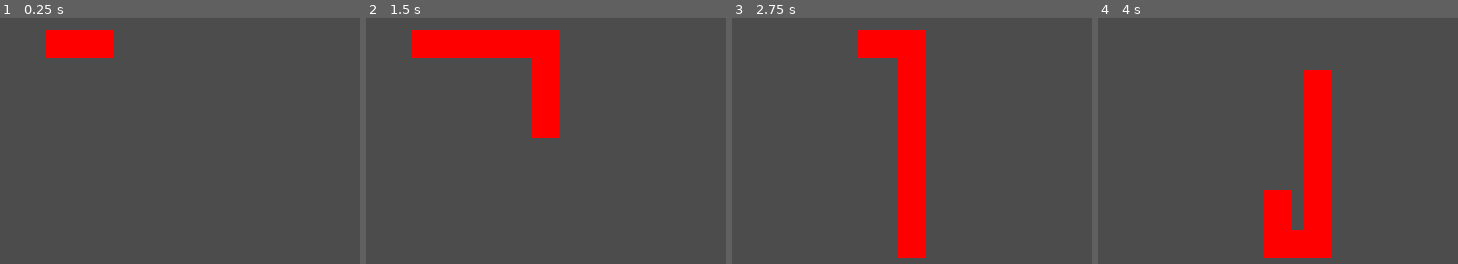
Above: before the commit, frames 1-4 (left to right).
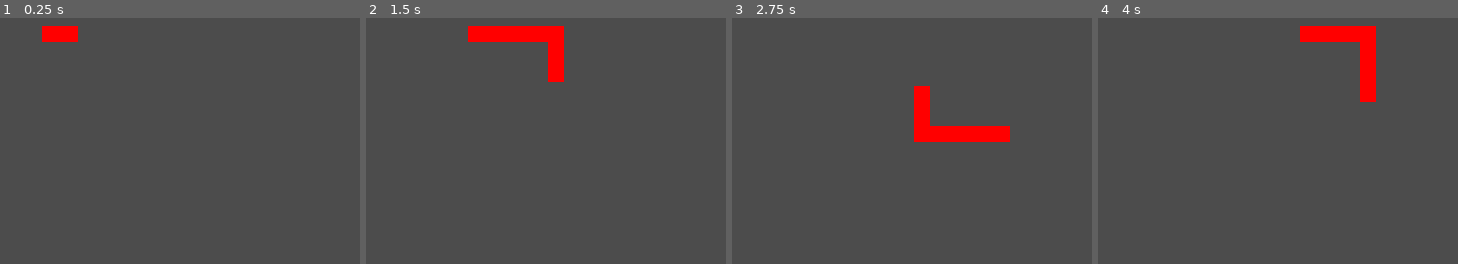
Above: after the commit, the same moments.

Repository: vesk4000/Godol-Snake
Game: Godot game, scene res://SnakeHead.tscn
Two runs of this game, one before a commit and one after it. Both use one fixed random seed, a clock stepped at 60 frames per second and the inputs below.
Inputs:
- Up to frame 1 (0.25 s): no input
- Up to frame 2 (1.5 s): hold Right (ui_right) 0.53-1.28 s; hold Space (ui_select) 0.53-1.28 s; hold Down (ui_down) from 1.28 s (still down); tap Space (ui_select) at 1.35 s
- Up to frame 3 (2.75 s): tap Space (ui_select) at 1.52, 1.82 s; release Down (ui_down) at 2.03 s; hold Right (ui_right) from 2.03 s (still down); hold Space (ui_select) from 2.03 s (still down)
- Up to frame 4 (4 s): release Right (ui_right) at 2.78 s; release Space (ui_select) at 2.78 s; hold Up (ui_up) 2.78-3.53 s; tap Space (ui_select) at 2.85, 3.02, 3.32 s; hold Left (ui_left) from 3.53 s (still down); hold Space (ui_select) from 3.53 s (still down)

The runs differ from the first frame. In frame 1, 1.9% of the frame differs, in the area x 11-32%, y 3-17%; in frame 2, 6.1%; in frame 3, 9.4%; in frame 4, 11%, in the area x 46-78%, y 3-98%.

Commit message:
Globalising and Refactoring Code

Diff:
--- a/Godol' Snake/Global.gd
+++ b/Godol' Snake/Global.gd
@@ -1,9 +1,28 @@
 extends Node
 
 
-# Called when the node enters the scene tree for the first time.
-func _ready():
-	pass # Replace with function body.
+var tile_size = 20
+var tile_padding = 2
+var screen_width = 600;
+var screen_height = 600;
+
+func setup_rects(var _self):
+	_self.get_node("Rect/MainColorRect").margin_top = tile_padding
+	_self.get_node("Rect/MainColorRect").margin_bottom = tile_size - tile_padding
+	_self.get_node("Rect/MainColorRect").margin_left = tile_padding
+	_self.get_node("Rect/MainColorRect").margin_right = tile_size - tile_padding
+
+	_self.get_node("Rect/TopColorRect").set_position(Vector2(tile_padding, 0))
+	_self.get_node("Rect/TopColorRect").set_size(Vector2(tile_size - 2 * tile_padding, tile_padding))
+
+	_self.get_node("Rect/BottomColorRect").set_position(Vector2(tile_padding, tile_size - tile_padding))
+	_self.get_node("Rect/BottomColorRect").set_size(Vector2(tile_size - 2 * tile_padding, tile_padding))
+
+	_self.get_node("Rect/LeftColorRect").set_position(Vector2(0, tile_padding))
+	_self.get_node("Rect/LeftColorRect").set_size(Vector2(tile_padding, tile_size - 2 * tile_padding))
+
+	_self.get_node("Rect/RightColorRect").set_position(Vector2(tile_size - tile_padding, tile_padding))
+	_self.get_node("Rect/RightColorRect").set_size(Vector2(tile_padding, tile_size - 2 * tile_padding))
 
 
 func wrap(var number, var min_value, var max_value):
--- a/Godol' Snake/SnakeHead.gd
+++ b/Godol' Snake/SnakeHead.gd
@@ -1,7 +1,6 @@
 extends Node2D
 
-var tile_size = 40
-var tile_padding = 6
+
 var direction = Vector2(1, 0)
 var old_direction = direction
 var movement_fps = 10
@@ -15,28 +14,69 @@
 
 
 func _ready():
-	$Rect/MainColorRect.margin_top = tile_padding
-	$Rect/MainColorRect.margin_bottom = tile_size - tile_padding
-	$Rect/MainColorRect.margin_left = tile_padding
-	$Rect/MainColorRect.margin_right = tile_size - tile_padding
-
-	$Rect/TopColorRect.set_position(Vector2(tile_padding, 0))
-	$Rect/TopColorRect.set_size(Vector2(tile_size - 2 * tile_padding, tile_padding))
-
-	$Rect/BottomColorRect.set_position(Vector2(tile_padding, tile_size - tile_padding))
-	$Rect/BottomColorRect.set_size(Vector2(tile_size - 2 * tile_padding, tile_padding))
-
-	$Rect/LeftColorRect.set_position(Vector2(0, tile_padding))
-	$Rect/LeftColorRect.set_size(Vector2(tile_padding, tile_size - 2 * tile_padding))
-
-	$Rect/RightColorRect.set_position(Vector2(tile_size - tile_padding, tile_padding))
-	$Rect/RightColorRect.set_size(Vector2(tile_padding, tile_size - 2 * tile_padding))
+	Global.setup_rects(self)
 
 
 func _process(_delta):
 	fps_counter += 1
 
-	#Get direction
+	_set_direction()
+
+	# Move the snake
+	if fps_counter >= move_frames_per_forced_frame:
+		fps_counter = 0
+
+		# Get the position of the very last element of the snake
+		# so that we can create a tail part behind the snake
+		var _last_tail_pos
+		if(tail.size() > 0):
+			_last_tail_pos = tail[tail.size() - 1].position
+		else:
+			_last_tail_pos = position
+
+		# Move the tail
+		if(tail.size() > 0):
+			for i in range(tail.size() - 1, -1, -1): # for(int i = tail.size(); i >= 0; i--)
+				if i == 0:
+					tail[i].position = position
+				else:
+					tail[i].position = tail[i - 1].position
+
+		#Add to the tail
+		if(tail_left_to_add > 0):
+			tail_left_to_add -= 1
+			var _snake_tail = SnakeTail.instance()
+			get_node("../").add_child(_snake_tail)
+			tail.append(_snake_tail)
+			tail[tail.size() - 1].position = _last_tail_pos
+
+		# Move the snake's head
+		position.x += direction.x * Global.tile_size
+		position.y += direction.y * Global.tile_size
+		position.x = Global.wrap(position.x, 0, 600)
+		position.y = Global.wrap(position.y, 0, 600)
+		old_direction = direction
+
+		# Animate
+		# Animate Head
+		if tail.size() > 0:
+			_hide_rect(self)
+			_animate(self, tail[0])
+			_hide_rect(tail[0])
+			_animate(tail[0], self)
+		# Animate Tail
+		if tail.size() > 1:
+			_animate(tail[0], tail[1])
+			_hide_rect(tail[tail.size() - 1])
+			_animate(tail[tail.size() - 1], tail[tail.size() - 2])
+		if tail.size() > 2:
+			for i in range(1, tail.size() - 1):
+				_hide_rect(tail[i])
+				_animate(tail[i], tail[i + 1])
+				_animate(tail[i], tail[i - 1])
+
+
+func _set_direction():
 	var _new_direction = direction
 	if Input.is_action_pressed("ui_left") and old_direction.x == 0:
 		_new_direction = Vector2(-1, 0)
@@ -48,73 +88,28 @@
 		_new_direction = Vector2(0, -1)
 	direction = _new_direction
 
-	# Move the snake
-	if fps_counter >= move_frames_per_forced_frame and !Input.is_action_pressed("ui_select"):
-		fps_counter = 0
-		# Get the position of the very last element of the snake
-		# so that we can create a tail part behind the snake
-		var _last_tail_pos
-		if(tail.size() > 0):
-			_last_tail_pos = tail[tail.size() - 1].position
-		else:
-			_last_tail_pos = position
-		# Move the tail
-		if(tail.size() > 0):
-			for i in range(tail.size() - 1, -1, -1):
-				if i == 0:
-					tail[i].position = position
-				else:
-					tail[i].position = tail[i - 1].position
-		#Add to the tail
-		if(tail_left_to_add > 0):
-			tail_left_to_add -= 1
-			var _snake_tail = SnakeTail.instance()
-			get_node("../").add_child(_snake_tail)
-			tail.append(_snake_tail)
-			tail[tail.size() - 1].position = _last_tail_pos
-		# Move the snake's head
-		position.x += direction.x * tile_size
-		position.y += direction.y * tile_size
-		position.x = Global.wrap(position.x, 0, 600)
-		position.y = Global.wrap(position.y, 0, 600)
-		old_direction = direction
-
-		# Animate
-		if tail.size() > 0:
-			_hide_rect(self)
-			_animate(self, tail[0])
-			_hide_rect(tail[0])
-			_animate(tail[0], self)
-		if tail.size() > 1:
-			_animate(tail[0], tail[1])
-			_hide_rect(tail[tail.size() - 1])
-			_animate(tail[tail.size() - 1], tail[tail.size() - 2])
-		if tail.size() > 2:
-			for i in range(1, tail.size() - 1):
-				_hide_rect(tail[i])
-				_animate(tail[i], tail[i + 1])
-				_animate(tail[i], tail[i - 1])
-
 
 func _animate(var _root, var _check):
 	# Above
-	if Global.wrap(_root.position.y - tile_size, 0, 600) == _check.position.y:
+	if Global.wrap(_root.position.y - Global.tile_size, 0, 600) == _check.position.y:
 		_get_top_rect(_root).show()
 	# Below
-	if Global.wrap(_root.position.y + tile_size, 0, 600) == _check.position.y:
+	if Global.wrap(_root.position.y + Global.tile_size, 0, 600) == _check.position.y:
 		_get_bottom_rect(_root).show()
 	# Right
-	if Global.wrap(_root.position.x + tile_size, 0, 600) == _check.position.x:
+	if Global.wrap(_root.position.x + Global.tile_size, 0, 600) == _check.position.x:
 		_get_right_rect(_root).show()
 	# Left
-	if Global.wrap(_root.position.x - tile_size, 0, 600) == _check.position.x:
+	if Global.wrap(_root.position.x - Global.tile_size, 0, 600) == _check.position.x:
 		_get_left_rect(_root).show()
+
 
 func _hide_rect(var _node):
 	_get_bottom_rect(_node).hide()
 	_get_top_rect(_node).hide()
 	_get_left_rect(_node).hide()
 	_get_right_rect(_node).hide()
+
 
 func _get_top_rect(var _node):
 	return _node.get_node("Rect/TopColorRect")
--- a/Godol' Snake/SnakeTail.gd
+++ b/Godol' Snake/SnakeTail.gd
@@ -1,27 +1,5 @@
 extends Node2D
 
-var tile_size = 40
-var tile_padding = 6
 
-# Called when the node enters the scene tree for the first time.
 func _ready():
-	$Rect/MainColorRect.margin_top = tile_padding
-	$Rect/MainColorRect.margin_bottom = tile_size - tile_padding
-	$Rect/MainColorRect.margin_left = tile_padding
-	$Rect/MainColorRect.margin_right = tile_size - tile_padding
-
-	$Rect/TopColorRect.set_position(Vector2(tile_padding, 0))
-	$Rect/TopColorRect.set_size(Vector2(tile_size - 2 * tile_padding, tile_padding))
-
-	$Rect/BottomColorRect.set_position(Vector2(tile_padding, tile_size - tile_padding))
-	$Rect/BottomColorRect.set_size(Vector2(tile_size - 2 * tile_padding, tile_padding))
-
-	$Rect/LeftColorRect.set_position(Vector2(0, tile_padding))
-	$Rect/LeftColorRect.set_size(Vector2(tile_padding, tile_size - 2 * tile_padding))
-
-	$Rect/RightColorRect.set_position(Vector2(tile_size - tile_padding, tile_padding))
-	$Rect/RightColorRect.set_size(Vector2(tile_padding, tile_size - 2 * tile_padding))
-
-
-func _process(_delta):
-	pass
+	Global.setup_rects(self)
